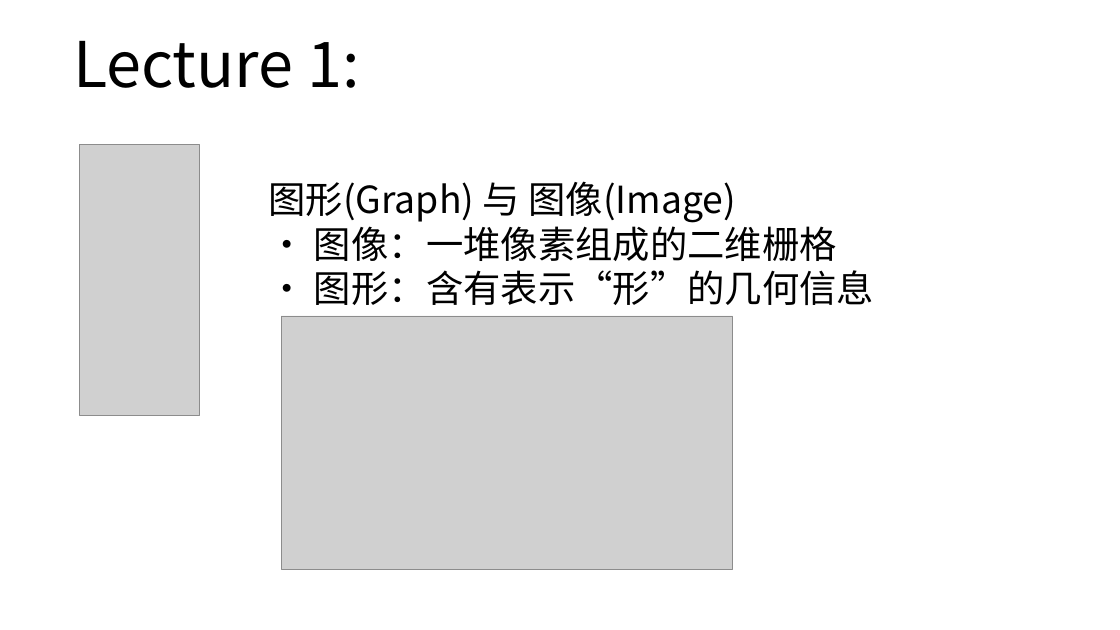
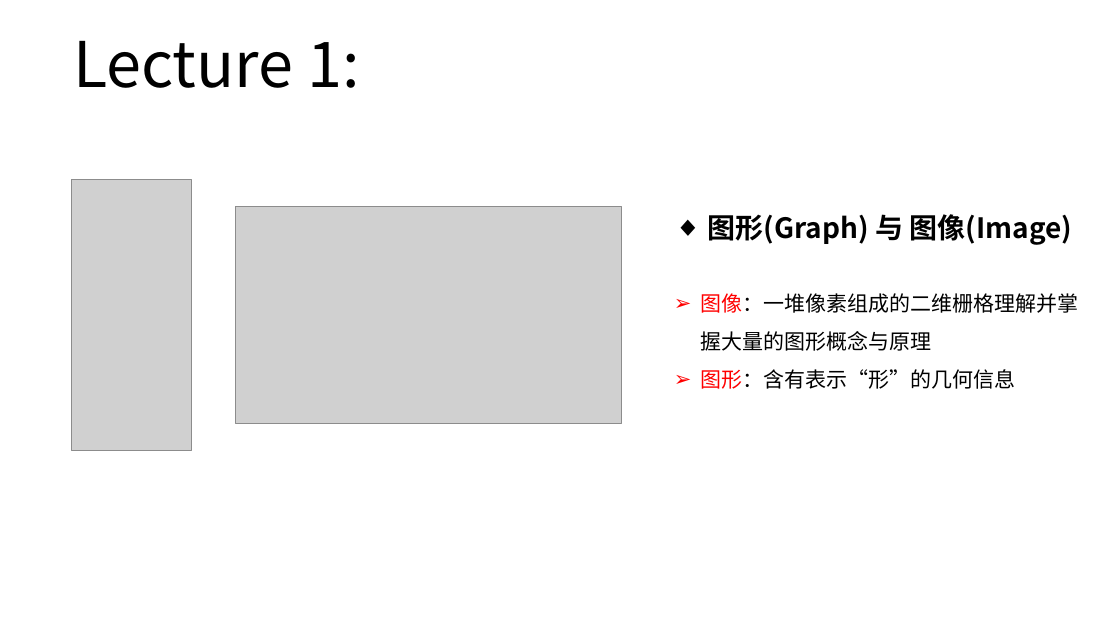
Before and after one commit to sunshaobin/graphical-course, a slide deck: slide 9 of courseware-materials/lecture1/graphical-course-lecture1.pptx. Drawn at 1120x630 pixels with LibreOffice and Linux fonts; fonts in the diff are those of the drawing; grey boxes stand for pictures. Boxes give left, top, right and bottom in pixels: in the first picture for what was removed or moved away, otherwise in the second. Text is boxed around its words. In the diff, an @@ line names an element or a change of style, - is before the commit and + after.

```diff
--- a/courseware-materials/lecture1/graphical-course-lecture1.pptx
+++ b/courseware-materials/lecture1/graphical-course-lecture1.pptx
@@ picture moved from (x1=80, y1=145, x2=199, y2=415) to (x1=72, y1=180, x2=192, y2=450) @@
@@ picture resized from (x1=281, y1=316, x2=734, y2=569) to (x1=235, y1=207, x2=622, y2=423) @@
@@ text "图形(Graph) 与 图像(Image)" moved from (x1=268, y1=181, x2=874, y2=305) to (x1=700, y1=214, x2=1078, y2=389) @@
@@ text at (x1=708, y1=214, x2=1072, y2=245): size 32 to 24 pt, bold on in "图形(Graph) 与 图像(Image)"; bullet none to ◆ @@
@@ text at (x1=700, y1=293, x2=1078, y2=389): text changed; size 32 to 18 pt @@
-• 图像：一堆像素组成的二维栅格
-• 图形：含有表示“形”的几何信息
+➢ 图像：一堆像素组成的二维栅格理解并掌握大量的图形概念与原理
+➢ 图形：含有表示“形”的几何信息
```
Also in this commit, not shown: 15 other slides changed, 1 other file.
